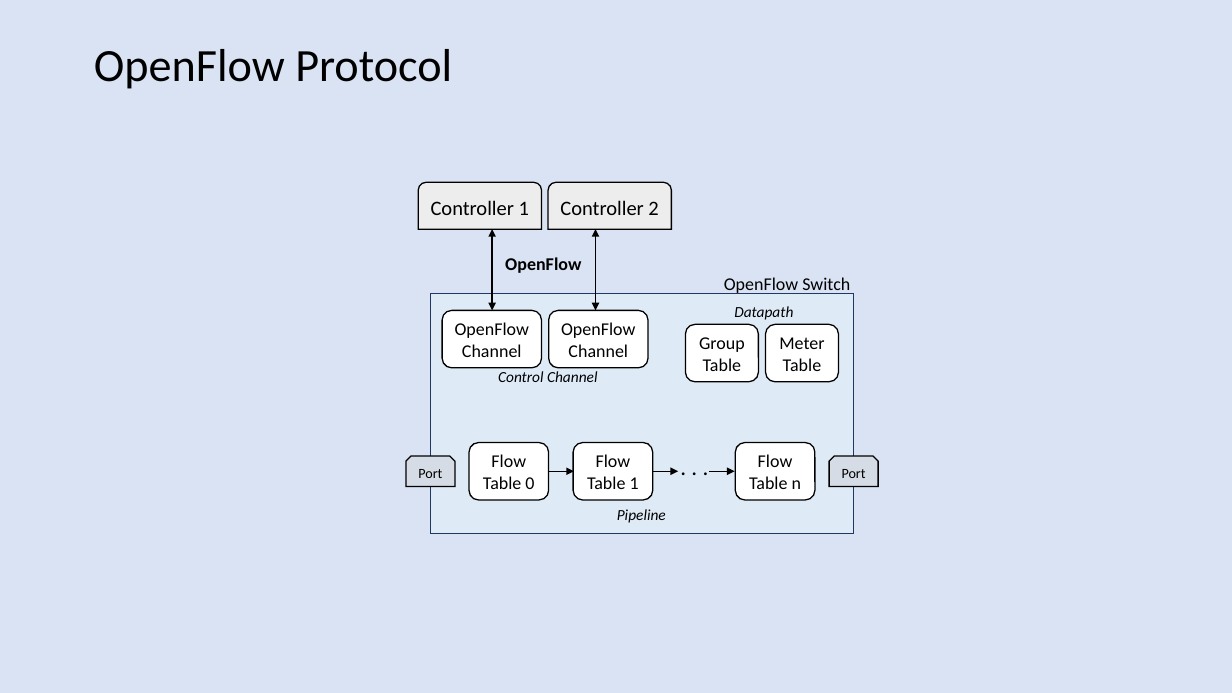
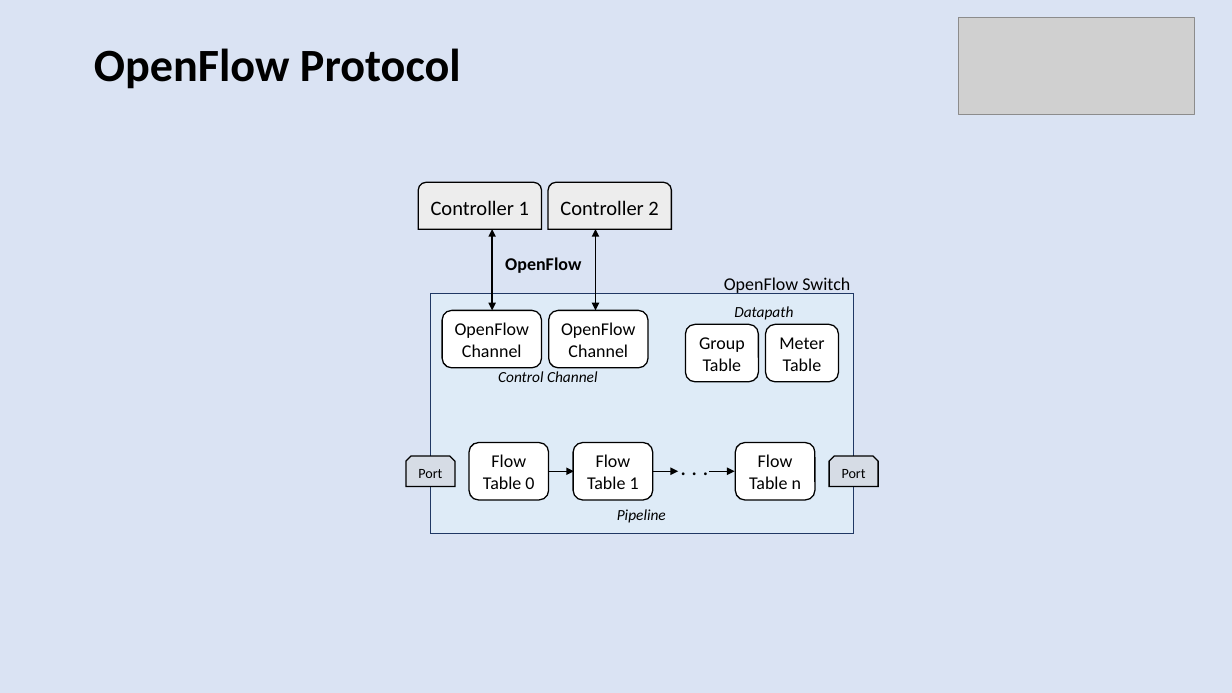
Before and after one commit to harshal-vaze/Software-Defined-Networking-with-ONOS, a slide deck: slide 12 of Thesis.pptx (slide 11 before the commit). Drawn at 1232x693 pixels with LibreOffice and Linux fonts; fonts in the diff are those of the drawing; grey boxes stand for pictures. Boxes give left, top, right and bottom in pixels: in the first picture for what was removed or moved away, otherwise in the second. Text is boxed around its words. In the diff, an @@ line names an element or a change of style, - is before the commit and + after.

```diff
--- a/Thesis.pptx
+++ b/Thesis.pptx
@@ picture added at <box>958,18,1195,115</box> @@
@@ text "OpenFlow Protocol" at <box>94,48,461,89</box>: bold on @@
```
Also in this commit, not shown: 16 other slides changed, 3 slides added, 6 slides removed, 1 other file.
